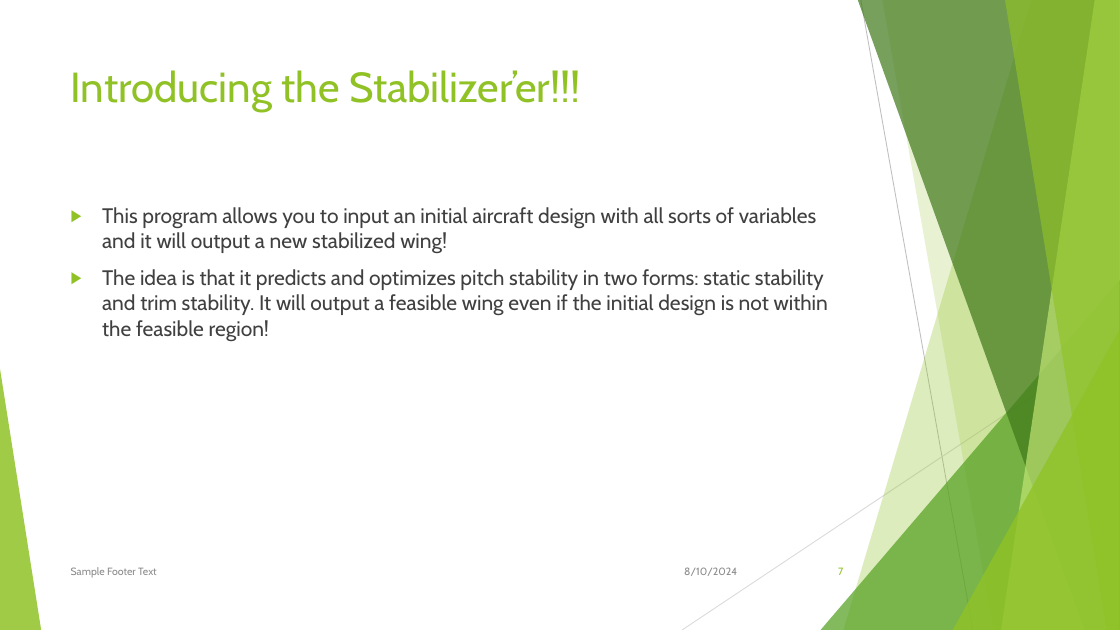
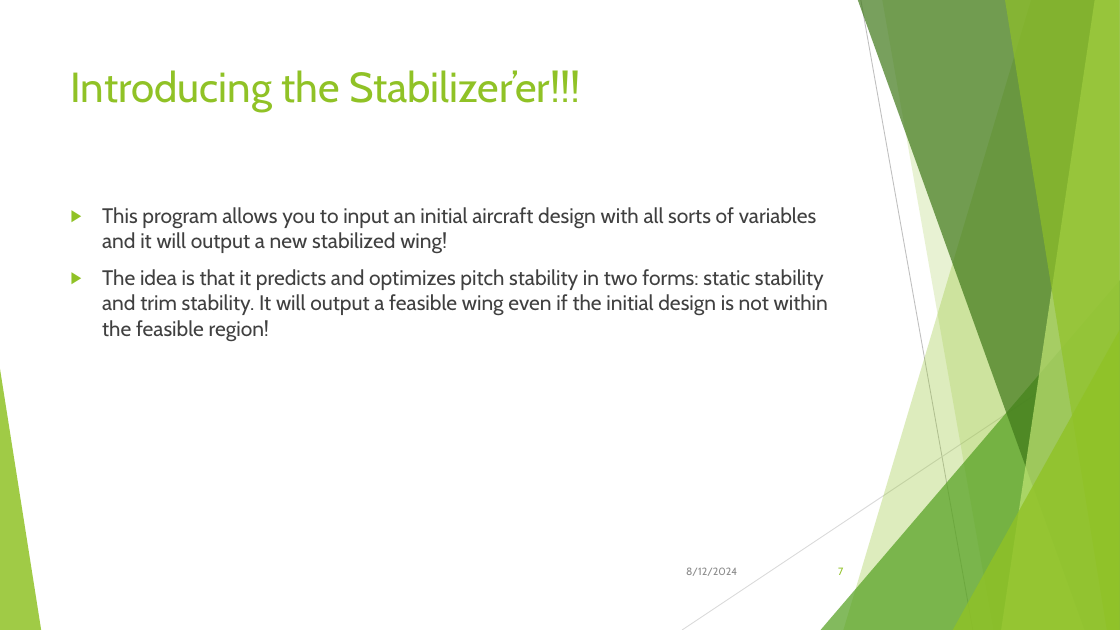
Before and after one commit to ABEngineer2000/FlowLab, a slide deck: slide 7 of FinalProject/FinalPresentation.pptx. Drawn at 1120x630 pixels with LibreOffice and Linux fonts; fonts in the diff are those of the drawing. Boxes give left, top, right and bottom in pixels: in the first picture for what was removed or moved away, otherwise in the second. Text is boxed around its words. In the diff, an @@ line names an element or a change of style, - is before the commit and + after.

```diff
--- a/FinalProject/FinalPresentation.pptx
+++ b/FinalProject/FinalPresentation.pptx
@@ text removed at <box>71,567,157,577</box> @@
-Sample Footer Text
@@ text at <box>686,567,737,576</box>: text changed @@
-8/10/2024
+8/12/2024
```
Also in this commit, not shown: 7 other slides changed, 1 slide added, 11 other files.
